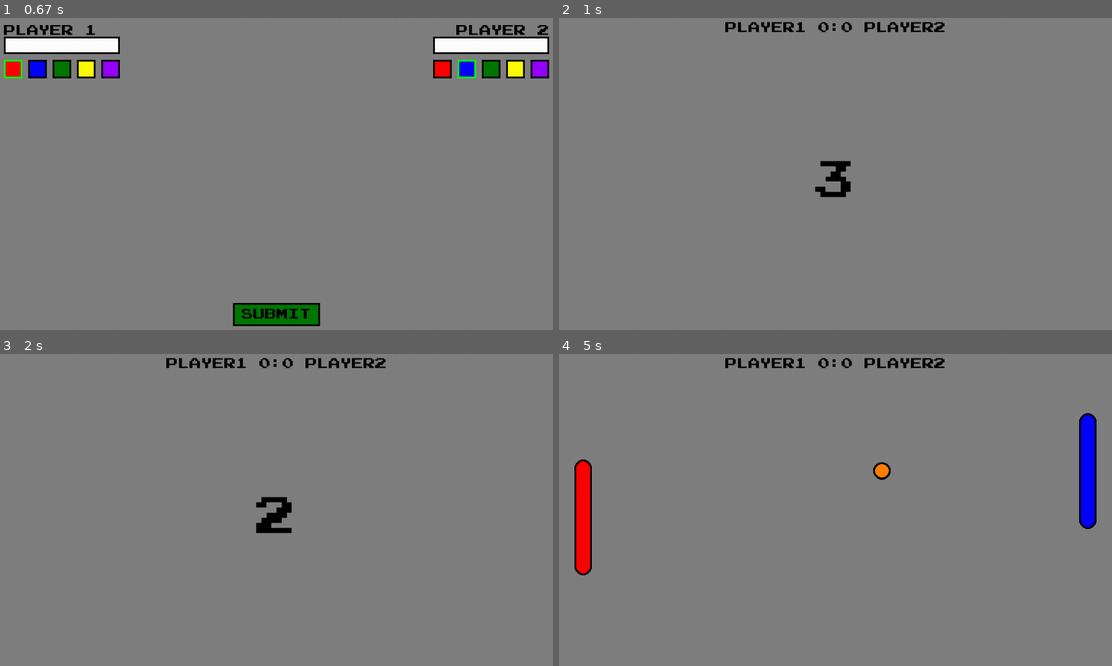
Above: before the commit, frames 1-4 (two rows, left to right).
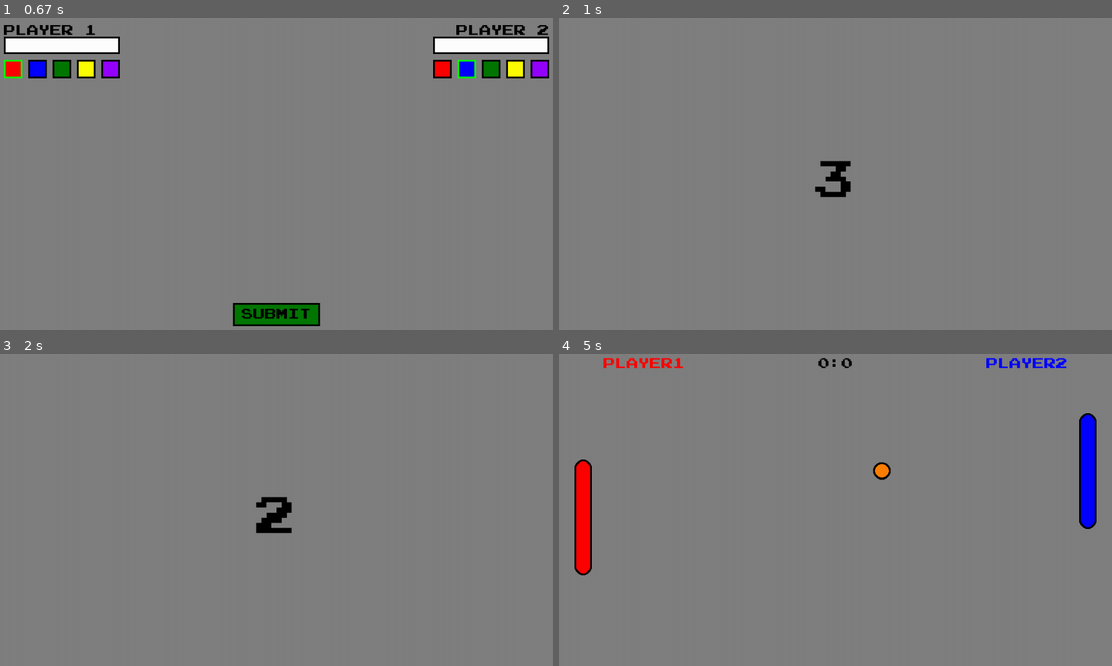
Above: after the commit, the same moments.

Repository: mentekoppany11/Python_projekt-Pong-
Game: pygame game, started from Pong.py
Same seed, same stepped clock (60 frames per second), same inputs: the game is played once before the commit and once after it.
Inputs (mouse positions are in pixels of both pictures, inside the frame that each line leads up to):
- Up to frame 1 (0.67 s): press the mouse at (254, 195) at 0.37 s; move the mouse to (359, 183) at 0.47 s; release the mouse at (464, 170) at 0.6 s
- Up to frame 2 (1 s): click "SUBMIT" at 0.72 s
- Up to frame 3 (2 s): no input
- Up to frame 4 (5 s): no input

Frame 1 is identical in both runs. In frame 2, 0.7% of the frame differs, in the area x 30-70%, y 1-5%; in frame 3, 0.7%; in frame 4, 1.1%, in the area x 8-92%, y 1-5%.

Commit message:
names seperated from score and names appear colored in choosen color

Diff:
--- a/Pong.py
+++ b/Pong.py
@@ -136,10 +136,6 @@
 
         screen.fill(GRAY)
 
-        score_surf = font.render(f"{player1_name} {player1_score}:{player2_score} {player2_name}", True, BLACK)
-        score_rect = score_surf.get_rect(midtop = (500, 25))
-        screen.blit(score_surf, score_rect)
-
         countdown_surf = countdown_font.render(str(count), True, BLACK)
         countdown_rect = countdown_surf.get_rect(center = (500, 300))
         screen.blit(countdown_surf, countdown_rect)
@@ -184,6 +180,8 @@
 
     color_p1 = 'paddle_red.png'
     color_p2 = 'paddle_blue.png'
+    name_color_p1 = RED
+    name_color_p2 = BLUE
 
     color_box_red_p1 = pygame.Rect(input_box_p1.left, input_box_p1.bottom + 10, 32, 32)
     color_box_red_active_p1 = True
@@ -233,47 +231,35 @@
 
                 if color_box_red_p1.collidepoint(event.pos):
                     color_p1 = 'paddle_red.png'
+                    name_color_p1 = RED
                 elif color_box_blue_p1.collidepoint(event.pos):
                     color_p1 = 'paddle_blue.png'
+                    name_color_p1 = BLUE
                 elif color_box_green_p1.collidepoint(event.pos):
                     color_p1 = 'paddle_green.png'
+                    name_color_p1 = DARK_GREEN
                 elif color_box_yellow_p1.collidepoint(event.pos):
                     color_p1 = 'paddle_yellow.png'
+                    name_color_p1 = YELLOW
                 elif color_box_purple_p1.collidepoint(event.pos):
                     color_p1 = 'paddle_purple.png'
+                    name_color_p1 = PURPLE
 
                 if color_box_red_p2.collidepoint(event.pos):
                     color_p2 = 'paddle_red.png'
+                    name_color_p2 = RED
                 elif color_box_blue_p2.collidepoint(event.pos):
                     color_p2 = 'paddle_blue.png'
+                    name_color_p2 = BLUE
                 elif color_box_green_p2.collidepoint(event.pos):
                     color_p2 = 'paddle_green.png'
+                    name_color_p2 = GREEN
                 elif color_box_yellow_p2.collidepoint(event.pos):
                     color_p2 = 'paddle_yellow.png'
+                    name_color_p2 = YELLOW
                 elif color_box_purple_p2.collidepoint(event.pos):
                     color_p2 = 'paddle_purple.png'
-
-            if event.type == pygame.KEYDOWN and len(input_text_p1) <= 14 and active_p1:
-                if event.key == pygame.K_BACKSPACE:
-                    input_text_p1 = input_text_p1[:-1]
-                else:
-                    input_text_p1 += event.unicode
-
-            if event.type == pygame.KEYDOWN and len(input_text_p2) <= 14 and active_p2:
-                if event.key == pygame.K_BACKSPACE:
-                    input_text_p2 = input_text_p2[:-1]
-                else:
-                    input_text_p2 += event.unicode
-
-            if event.type == pygame.MOUSEMOTION:
-                if submit_draw.collidepoint(event.pos) or submit_rect.collidepoint(event.pos):
-                    submit_box_hover = True
-                else:
-                    submit_box_hover = False
-
-            if event.type == pygame.MOUSEBUTTONDOWN:
-                if submit_draw.collidepoint(event.pos) or submit_rect.collidepoint(event.pos):
-                    active = False
+                    name_color_p2 = PURPLE
 
                 if color_box_red_p1.collidepoint(event.pos):
                     color_box_red_active_p1 = not color_box_red_active_p1
@@ -344,6 +330,27 @@
                     color_box_green_active_p2 = False
                     color_box_blue_active_p2 = False
                     color_box_yellow_active_p2 = False
+
+                if submit_draw.collidepoint(event.pos) or submit_rect.collidepoint(event.pos):
+                    active = False
+
+            if event.type == pygame.KEYDOWN and len(input_text_p1) <= 14 and active_p1:
+                if event.key == pygame.K_BACKSPACE:
+                    input_text_p1 = input_text_p1[:-1]
+                else:
+                    input_text_p1 += event.unicode
+
+            if event.type == pygame.KEYDOWN and len(input_text_p2) <= 14 and active_p2:
+                if event.key == pygame.K_BACKSPACE:
+                    input_text_p2 = input_text_p2[:-1]
+                else:
+                    input_text_p2 += event.unicode
+
+            if event.type == pygame.MOUSEMOTION:
+                if submit_draw.collidepoint(event.pos) or submit_rect.collidepoint(event.pos):
+                    submit_box_hover = True
+                else:
+                    submit_box_hover = False
 
         screen.fill(GRAY)
 
@@ -463,17 +470,21 @@
     if input_text_p2 == "":
         input_text_p2 = "PLAYER2"
 
-    return input_text_p1, input_text_p2, color_p1, color_p2
+    return input_text_p1, input_text_p2, color_p1, color_p2, name_color_p1, name_color_p2
 
 game_mode = home()
 
-player1_name, player2_name, color_p1, color_p2 = name_input()
+player1_name, player2_name, color_p1, color_p2, name_color_p1, name_color_p2 = name_input()
 
 player1_surf = pygame.image.load(color_p1).convert_alpha()
 player1_rect = player1_surf.get_rect(midleft = (50, 300))
+player1_name_surf = font.render(f"{player1_name}", True, name_color_p1)
+player1_name_rect = player1_name_surf.get_rect(topleft = (100, 25))
 
 player2_surf = pygame.image.load(color_p2).convert_alpha()
 player2_rect  = player2_surf.get_rect(midright = (950, 300))
+player2_name_surf = font.render(f"{player2_name}", True, name_color_p2)
+player2_name_rect = player2_name_surf.get_rect(topright = (900, 25))
 
 replay_box = pygame.Rect(345, 510, 150, 40)
 replay_box_hover = False
@@ -542,13 +553,18 @@
 
         screen.fill(GRAY)
 
-        score_surf = font.render(f"{player1_name} {player1_score}:{player2_score} {player2_name}", True, BLACK, GRAY)
+
+
+        score_surf = font.render(f"{player1_score}:{player2_score}", True, BLACK)
         score_rect = score_surf.get_rect(midtop = (500, 25))
 
         screen.blit(player1_surf, player1_rect)
         screen.blit(player2_surf, player2_rect)
 
         screen.blit(score_surf, score_rect)
+
+        screen.blit(player1_name_surf, player1_name_rect)
+        screen.blit(player2_name_surf, player2_name_rect)
 
         screen.blit(ball_surf, ball_rect)
 
@@ -578,9 +594,9 @@
             ball_speed_y = choice([5, -5])
             ball_rect.x = 500
             ball_rect.y = 300
-            player1_rect.x = 30
+            player1_rect.x = 50
             player1_rect.y = 200
-            player2_rect.x = 900
+            player2_rect.x = 920
             player2_rect.y = 200
             player1_score += 1
             if player1_score != 3:
@@ -591,9 +607,9 @@
             ball_speed_y = choice([5, -5])
             ball_rect.x = 500
             ball_rect.y = 300
-            player1_rect.x = 30
+            player1_rect.x = 50
             player1_rect.y = 200
-            player2_rect.x = 900
+            player2_rect.x = 920
             player2_rect.y = 200
             player2_score += 1
             if player2_score != 3:
Not shown, changed: To-do_list
Renamed: paddle_green.png -> paddle_dark_green.png
Not shown, changed: readme.md
